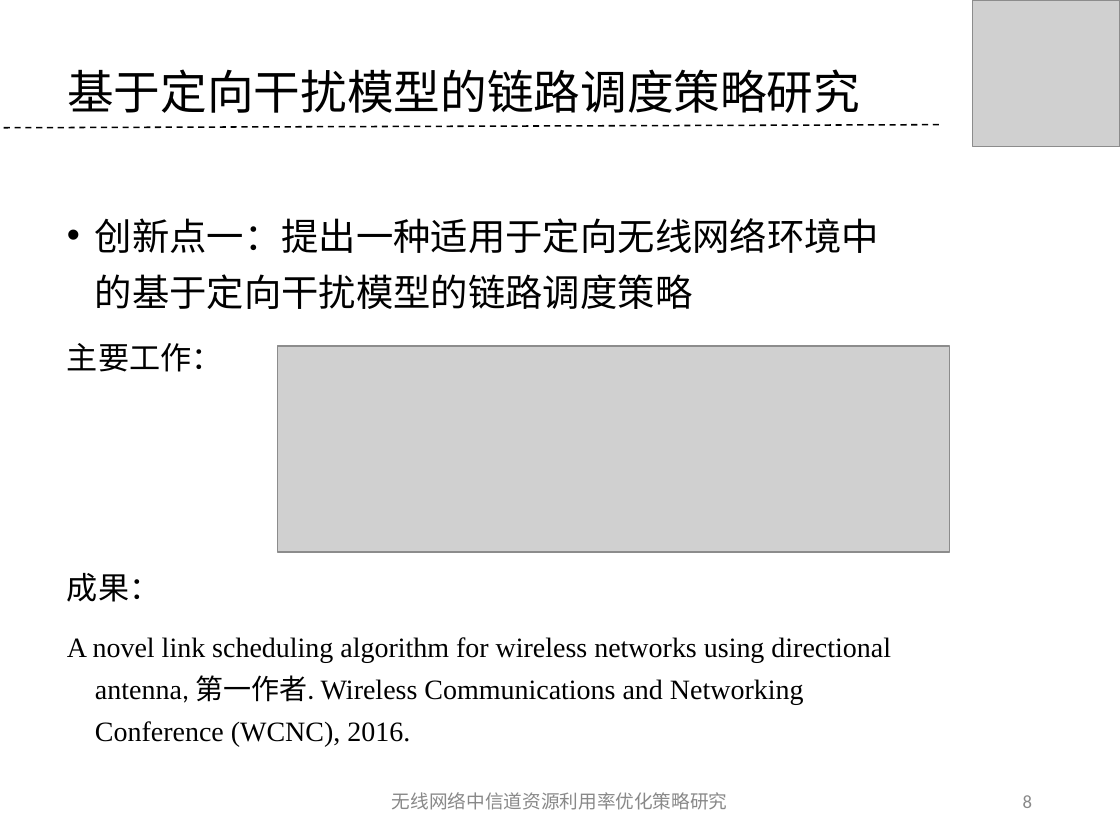
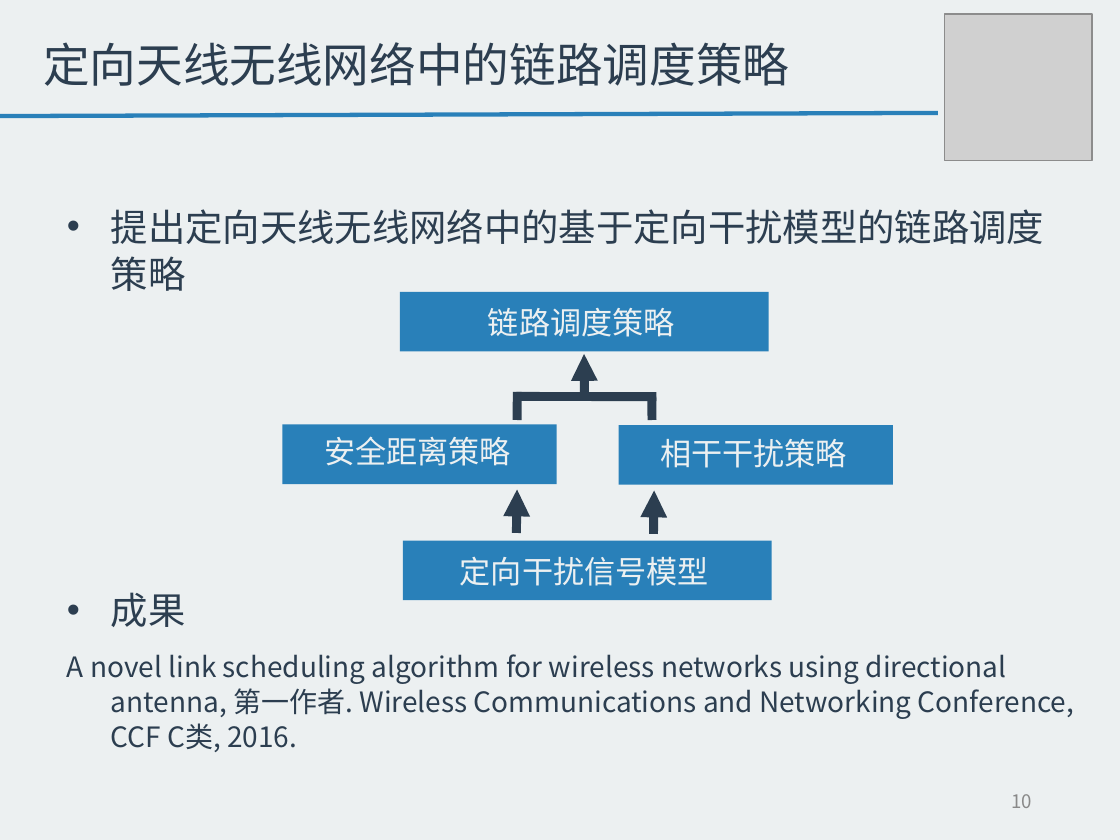
Before and after one commit to tangzhaoshu/playground, a slide deck: slide 10 of ResearchWork/毕业答辩--唐兆树.ppt (slide 8 before the commit). Drawn at 1120x840 pixels with LibreOffice and Linux fonts; fonts in the diff are those of the drawing; grey boxes stand for pictures; background and template pictures are left out. Boxes give left, top, right and bottom in pixels: in the first picture for what was removed or moved away, otherwise in the second. Text is boxed around its words. In the diff, an @@ line names an element or a change of style, - is before the commit and + after.

Commit message:
5.29 finish PPT

```diff
--- a/ResearchWork/毕业答辩--唐兆树.ppt
+++ b/ResearchWork/毕业答辩--唐兆树.ppt
@@ background picture (left out) to #ECF0F1 @@
@@ picture: place and size @@
-picture at bbox=[972, 0, 1120, 147]
+picture at bbox=[944, 15, 1092, 161]
@@ title at bbox=[43, 42, 789, 86]: text changed; text colour #000000 to #2C3E50 @@
-基于定向干扰模型的链路调度策略研究
+定向天线无线网络中的链路调度策略
@@ line moved from (3, 128) - (942, 124) to (0, 116) - (937, 113) @@
@@ line (0, 116) - (937, 113): stroke #000000 0.99 pt dashed to #2980B9 2.75 pt @@
@@ text at bbox=[67, 209, 1074, 752]: text changed; font Times New Roman to Noto Sans CJK SC; text colour #000000 to #2C3E50 @@
-• 创新点一：提出一种适用于定向无线网络环境中的基于定向干扰模型的链路调度策略
-主要工作：
-成果：
-A novel link scheduling algorithm for wireless networks using directional antenna, 第一作者. Wireless Communications and Networking Conference (WCNC), 2016.
+• 提出定向天线无线网络中的基于定向干扰模型的链路调度策略
+• 成果
+A novel link scheduling algorithm for wireless networks using directional antenna, 第一作者. Wireless Communications and Networking Conference, CCF C类, 2016.
@@ rectangle added at bbox=[400, 292, 768, 352], fill #2980B9 @@
@@ text added at bbox=[488, 308, 675, 337], 20 pt, text #ECF0F1 @@
+链路调度策略
@@ picture removed at bbox=[277, 346, 950, 552] @@
@@ group added at bbox=[516, 354, 656, 420]: 3 lines, 1 arrow @@
@@ rectangle added at bbox=[282, 424, 557, 484], fill #2980B9 @@
@@ text added at bbox=[324, 436, 511, 466], 20 pt, text #ECF0F1 @@
+安全距离策略
@@ rectangle added at bbox=[618, 426, 893, 485], fill #2980B9 @@
@@ text added at bbox=[660, 439, 847, 468], 20 pt, text #ECF0F1 @@
+相干干扰策略
@@ arrow added from (516, 533) to (517, 489), #2C3E50 5.75 pt @@
@@ arrow added from (653, 534) to (654, 491), #2C3E50 5.75 pt @@
@@ rectangle added at bbox=[403, 541, 772, 600], fill #2980B9 @@
@@ text added at bbox=[460, 557, 709, 586], 20 pt, text #ECF0F1 @@
+定向干扰信号模型
@@ text removed at bbox=[392, 792, 728, 810] @@
-无线网络中信道资源利用率优化策略研究
@@ page number at bbox=[1011, 794, 1032, 808]: text changed; font Calibri to Noto Sans CJK SC @@
-8
+10
```
Also in this commit, not shown: 33 other slides changed, 5 slides added, 5 slides removed, 9 other files.
